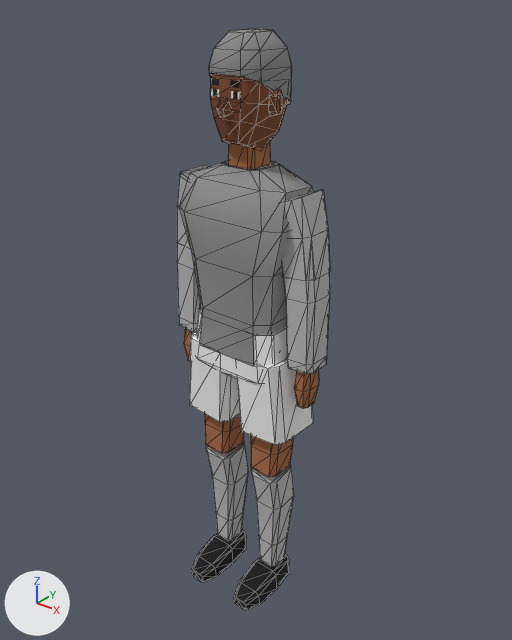
Two versions of the glTF model assets/players/generated/p_dvs_02.glb, one commit apart.
One viewpoint serves both versions: a 50 mm lens placed at (1.276, -1.56, 2.007), pointed at (0.005, 0.028, 1.022). Every picture has the same lights, and +X, +Y and +Z are marked at lower left. The picture after the commit comes second. Mesh edges are drawn as thin lines. Vertices at exactly the same position are counted once.

In view in the first picture: 'Body', 'Hair', 'Head', 'Shirt_Long', 'Shirt_Short', 'Shorts'.
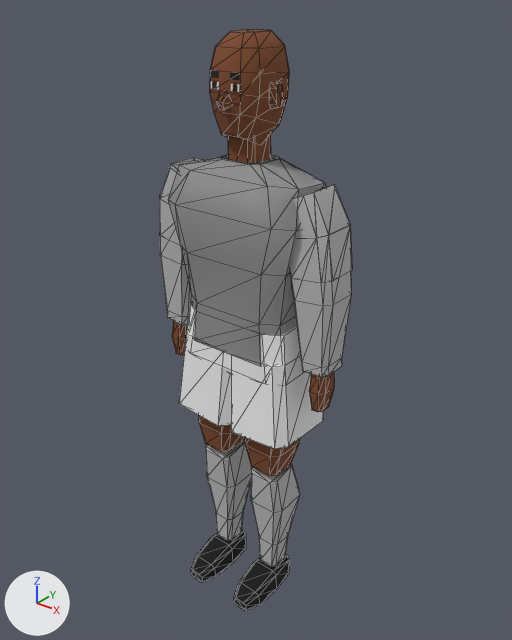
Patch to the scene script:
```diff
--- a/assets/players/generated/p_dvs_02.glb.py
+++ b/assets/players/generated/p_dvs_02.glb.py
@@ mat_skin @@
 mat_skin = principled_material('SKIN')
-mat_skin.base_color = (0.392, 0.147, 0.0595)  # brown #a86b45
+mat_skin.base_color = (0.205, 0.0685, 0.0262)  # brown #7d4a2d
 mat_skin.roughness = 1.0
@@ me_body @@
 # used by ob_body; location = (0.0, 0.0, 0.0)
-me_body.from_pydata(...)  # 320 vertices, 596 faces; spans x -0.26..0.26, y -0.19..0.07, z 0.0..1.62
+me_body.from_pydata(...)  # 320 vertices, 596 faces; spans x -0.32..0.32, y -0.19..0.09, z 0.0..1.63
+# me_body part 1: the loose piece of 24 vertices spanning x 0.2..0.26, y -0.05..0.04, z 0.82..0.95 is moved by (0.05, 0.0, 0.01)
+# me_body part 2: the loose piece of 24 vertices spanning x -0.26..-0.2, y -0.05..0.04, z 0.82..0.95 is moved by (-0.05, 0.0, 0.01)
+# me_body part 3: the loose piece of 16 vertices spanning x -0.05..0.05, y -0.05..0.06, z 1.45..1.62 is moved by (0.0, 0.0, 0.02)
+# me_body part 4: 32 of 320 vertices moved; they spanned x -0.17..0.17, y -0.07..0.07, z 0.61..0.82 and now span x -0.19..0.19, y -0.09..0.09, z 0.62..0.83; mean shift (0.0, 0.0, 0.01); largest move (0.15, -0.07, 0.82) -> (0.16, -0.09, 0.83)
+# me_body part 5: 16 of 320 vertices moved; they spanned x -0.15..0.15, y -0.05..0.07, z 0.38 and now span x -0.17..0.17, y -0.06..0.09, z 0.38..0.39; mean shift (0.0, 0.0, 0.0); largest move (0.14, 0.07, 0.38) -> (0.15, 0.09, 0.39)
+# other edits to the shape of me_body do not show in these pictures
 me_body.materials.append(mat_skin)
@@ me_shirt_long @@
 # used by ob_shirt_long; location = (0.0, 0.0, 0.0)
-me_shirt_long.from_pydata(...)  # 128 vertices, 244 faces; spans x -0.273..0.273, y -0.122..0.111, z 0.947..1.525
+me_shirt_long.from_pydata(...)  # 128 vertices, 244 faces; spans x -0.335..0.335, y -0.123..0.113, z 0.956..1.542
+# me_shirt_long part 6: 128 of 128 vertices moved; they spanned x -0.273..0.273, y -0.122..0.111, z 0.947..1.525 and now span x -0.335..0.335, y -0.123..0.113, z 0.956..1.542; mean shift (0.0, 0.0, 0.013)
 me_shirt_long.materials.append(mat_kit_shirt)
@@ me_shirt_short @@
 # used by ob_shirt_short; location = (0.0, 0.0, 0.0)
-me_shirt_short.from_pydata(...)  # 96 vertices, 180 faces; spans x -0.265..0.265, y -0.122..0.111, z 0.951..1.525
+me_shirt_short.from_pydata(...)  # 96 vertices, 180 faces; spans x -0.33..0.33, y -0.123..0.113, z 0.961..1.542
+# me_shirt_short part 7: 96 of 96 vertices moved; they spanned x -0.265..0.265, y -0.122..0.111, z 0.951..1.525 and now span x -0.33..0.33, y -0.123..0.113, z 0.961..1.542; mean shift (0.0, 0.0, 0.014)
 me_shirt_short.materials.append(mat_kit_shirt)
@@ me_shorts @@
 # used by ob_shorts; location = (0.0, 0.0, 0.0)
-me_shorts.from_pydata(...)  # 56 vertices, 100 faces; spans x -0.204..0.204, y -0.112..0.129, z 0.676..1.055
+me_shorts.from_pydata(...)  # 56 vertices, 100 faces; spans x -0.231..0.231, y -0.129..0.13, z 0.681..1.067
+# me_shorts part 8: 56 of 56 vertices moved; they spanned x -0.204..0.204, y -0.112..0.129, z 0.676..1.055 and now span x -0.231..0.231, y -0.129..0.13, z 0.681..1.067; mean shift (0.0, 0.0, 0.009)
 me_shorts.materials.append(mat_kit_shorts)
@@ ob_hair @@
-ob_hair = bpy.data.objects.new('Hair', me_hair)
-ob_hair.location = (0.0, 0.0, 0.0)
```

Pixel boxes (x1, y1, x2, y2) of what changed, in the pictures (512 x 640 px; the box of a moved part takes in the faces that stretch with it):
'Shirt_Short', reshaped (25% wider)
    before: (177, 161, 330, 366)
    after: (160, 155, 352, 366)
'Body', recoloured, reshaped (20% wider)
    before: (184, 142, 319, 610)
    after: (172, 134, 334, 611)
'Shirt_Long', reshaped (25% wider)
    before: (177, 165, 330, 374)
    after: (160, 157, 351, 377)
'Shorts', reshaped (17% wider, 8% taller)
    before: (190, 310, 313, 445)
    after: (179, 303, 323, 449)
'Hair', deleted
    before: (209, 29, 292, 104)
part 1 of me_body, moved or reshaped
    before: (294, 370, 319, 409)
    after: (309, 372, 334, 412)
part 2 of me_body, moved or reshaped
    before: (184, 328, 193, 361)
    after: (172, 321, 187, 355)
part 3 of me_body, moved or reshaped
    before: (228, 142, 271, 169)
    after: (228, 134, 271, 163)
part 4 of me_body, moved or reshaped
    before: (205, 414, 294, 477)
    after: (198, 415, 300, 476)
part 5 of me_body, moved or reshaped
    before: (207, 445, 294, 545)
    after: (206, 441, 300, 545)
